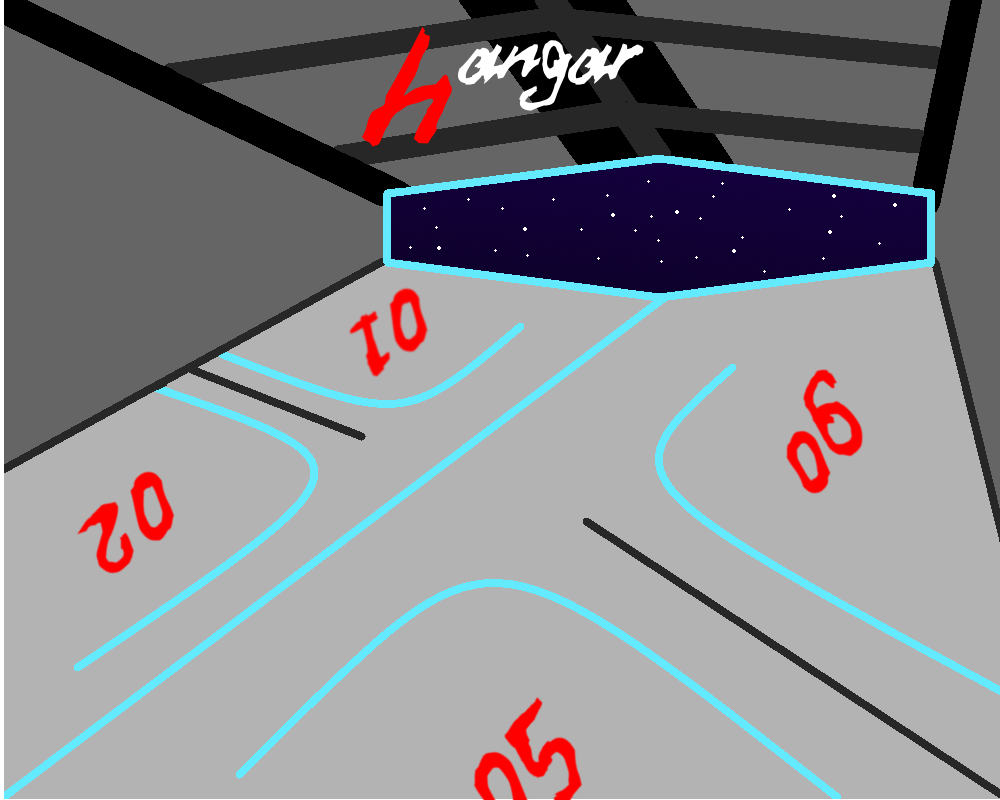
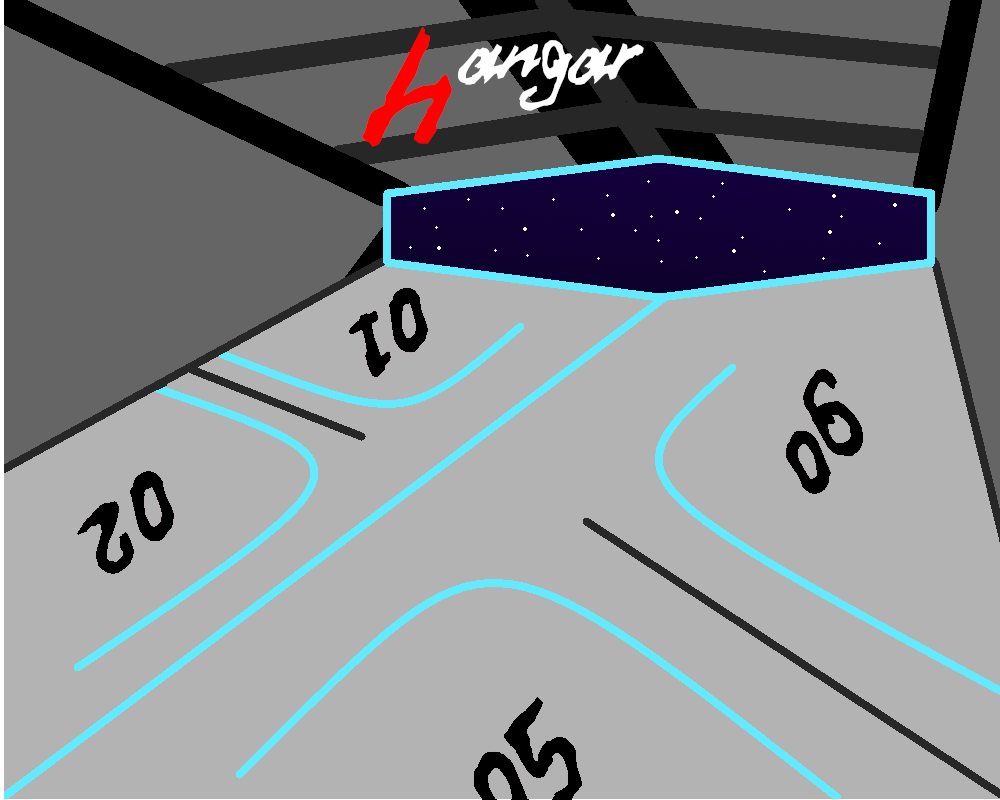
Layered file, before and after one edit (w=1000, h=800). Changes by layer:
removed layer "angar" over [458, 40, 644, 111]
removed layer "H" over [362, 26, 452, 147]
removed layer "06" over [786, 369, 863, 494]
removed layer "05" over [473, 697, 583, 800]
removed layer "02" over [77, 471, 175, 574]
removed layer "01" over [349, 287, 429, 378]
painted on "HangarBackground.png" over [77, 26, 863, 800]
